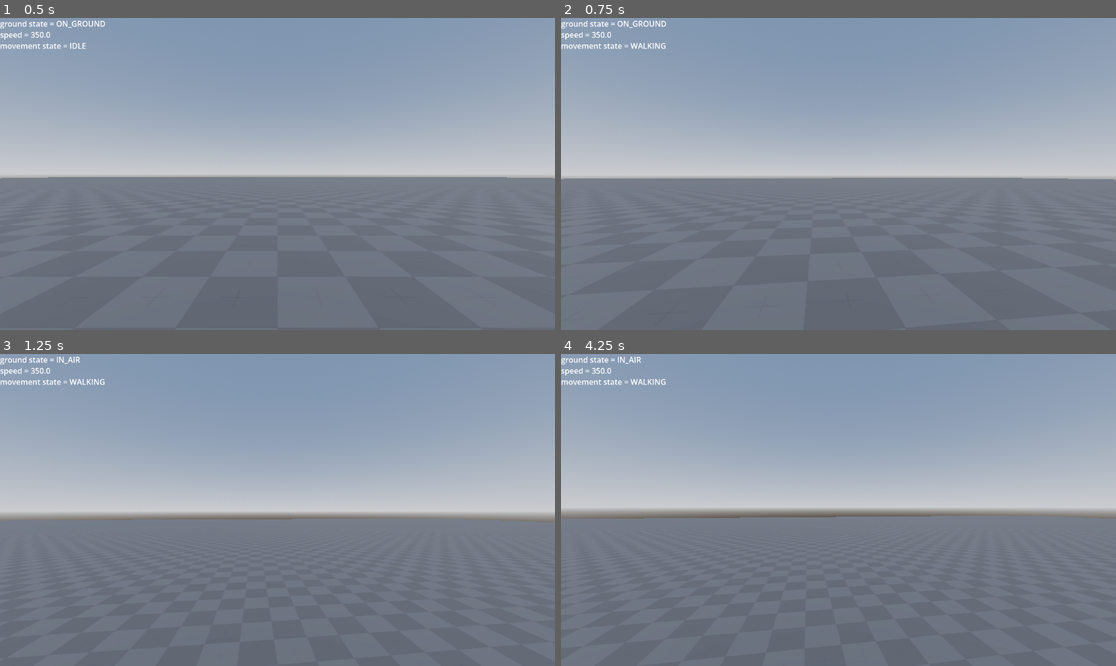
Above: before the commit, frames 1-4 (two rows, left to right).
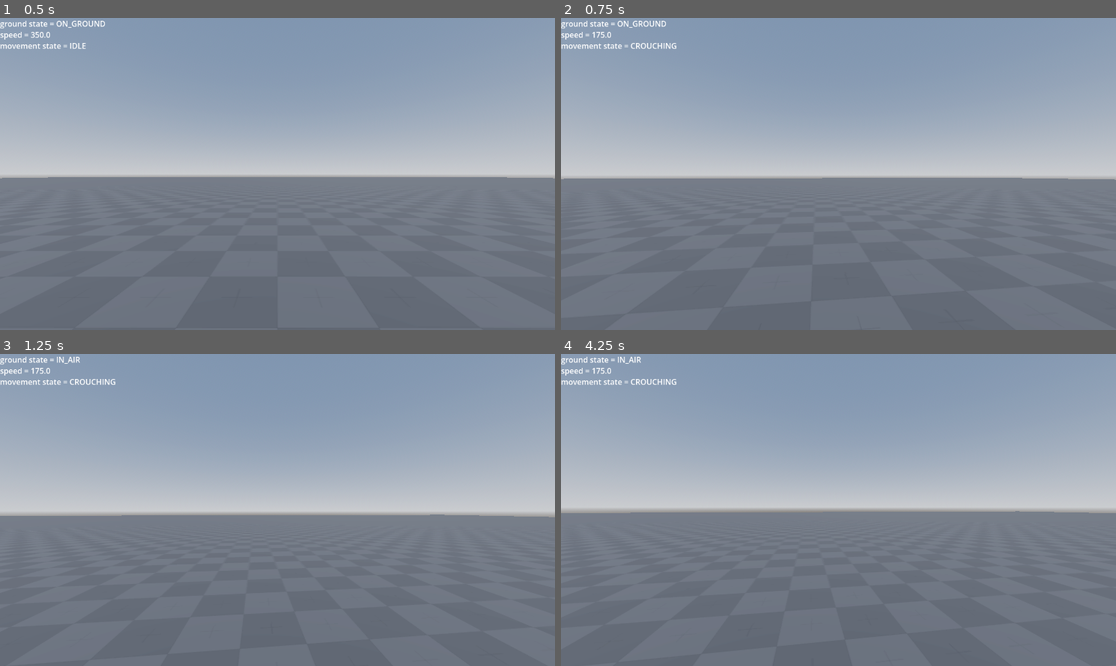
Above: after the commit, the same moments.

Repository: schlorp/Bo3Clone
Game: Godot game, scene res://Scenes/Game.tscn
The game is run twice, just before and just after one commit, with the same random seed, the same clock (stepped at 60 frames per second) and the same inputs.
Inputs (mouse positions are in pixels of both pictures, inside the frame that each line leads up to):
- Up to frame 1 (0.5 s): no input
- Up to frame 2 (0.75 s): tap Enter at 0.5 s; move the mouse to (866, 174) at 0.52 s; hold W (game_move_forward) from 0.53 s (still down); hold Ctrl (game_crouch, bound only after the commit) from 0.53 s (still down); click (866, 174) at 0.67 s
- Up to frame 3 (1.25 s): keep holding W (game_move_forward); keep holding Ctrl (game_crouch, bound only after the commit); tap Space (game_jump) at 0.77 s
- Up to frame 4 (4.25 s): keep holding W (game_move_forward); tap Space (game_jump) at 1.25, 1.52, 2.75, 3.02, 3.77 s; move the mouse to (810, 510) at 1.27 s; release Ctrl (game_crouch, bound only after the commit) at 1.28 s; right-click (810, 510) at 1.35 s; tap Ctrl (game_crouch, bound only after the commit) at 1.55, 2.3, 3.05 s; tap Enter at 2 s; move the mouse to (849, 503) at 2.02 s; press the mouse at (849, 503) at 2.03 s; move the mouse to (832, 516) at 2.77 s; release the mouse at (832, 516) at 2.78 s; tap Shift (game_sprint) at 2.85 s; click (832, 516) at 2.92 s; move the mouse to (877, 513) at 3.52 s; hold Ctrl (game_crouch, bound only after the commit) from 3.53 s (still down); tap V (game_switch_fire_mode) at 3.6 s

Frame 1 is identical in both runs. In frame 2, 0.1% of the frame differs, in the area x 5-100%, y 4-52%; in frame 3, 0.7%; in frame 4, 1.0%, in the area x 0-100%, y 4-53%.

Commit message:
added crouching(now only movement slowed). and expanded the movement state logic.

Diff:
--- a/Scenes/InputHandler/player_input_parse_node.gd
+++ b/Scenes/InputHandler/player_input_parse_node.gd
@@ -20,6 +20,8 @@
 
 signal on_sprint_input(is_sprinting: bool)
 
+signal on_crouch_input(is_crouching: bool)
+
 func _process(delta: float) -> void:
 	handle_movement_input()
 	handle_mouse_input()
@@ -28,6 +30,7 @@
 	handle_item_switch_input()
 	handle_jump_input()
 	handle_sprint_input()
+	handle_crouch_input()
 
 func handle_movement_input() -> void:
 	var movement_vector := Vector3.ZERO
@@ -79,3 +82,9 @@
 		emit_signal("on_sprint_input", true)
 	else:
 		emit_signal("on_sprint_input", false)
+
+func handle_crouch_input() -> void:
+	if Input.is_action_pressed("game_crouch"):
+		emit_signal("on_crouch_input", true)
+	else:
+		emit_signal("on_crouch_input", false)
--- a/Scenes/Player/Player.tscn
+++ b/Scenes/Player/Player.tscn
@@ -28,7 +28,6 @@
 
 [node name="MovementNode" parent="." unique_id=848334543 node_paths=PackedStringArray("input_parser") instance=ExtResource("2_ft8w5")]
 input_parser = NodePath("../PlayerInputParseNode")
-movement_speed = 350.0
-jump_force = 3.0
+sprint_speed = 550.0
 
 [node name="PlayerInputParseNode" parent="." unique_id=929400039 instance=ExtResource("1_ft8w5")]
--- a/Scripts/Movement/movement_node.gd
+++ b/Scripts/Movement/movement_node.gd
@@ -6,6 +6,9 @@
 
 @export var walk_speed: float = 350.0
 @export var sprint_speed: float = 450.0
+var crouch_speed: float = walk_speed * 0.5
+
+@export var initial_slide_boost: float = 0.0
 
 var _current_movement_speed: float = walk_speed
 
@@ -26,7 +29,7 @@
 	input_parser.connect("on_movement_input", Callable(self, "handle_movement_input"))
 	input_parser.connect("on_jump_input_just_pressed", Callable(self, "jump"))
 	input_parser.connect("on_sprint_input", Callable(self, "sprint"))
-
+	input_parser.connect("on_crouch_input", Callable(self, "crouch"))
 
 func handle_movement_input(vector: Vector3) -> void:
 	if _player_ground_state == Enums.PlayerGroundState.IN_AIR:
@@ -70,9 +73,16 @@
 
 
 func sprint(is_sprinting: bool) -> void:
-	if is_sprinting:
+	if is_sprinting && _player_ground_state == Enums.PlayerGroundState.ON_GROUND && _player_movement_state != Enums.PlayerMovementState.CROUCHING:
 		_current_movement_speed = sprint_speed
-	else:
+	elif !is_sprinting && _player_movement_state == Enums.PlayerMovementState.SPRINTING:
+		_current_movement_speed = walk_speed
+
+
+func crouch(is_crouching: bool) -> void:
+	if is_crouching && _player_ground_state == Enums.PlayerGroundState.ON_GROUND && _player_movement_state != Enums.PlayerMovementState.SPRINTING:
+		_current_movement_speed = crouch_speed
+	elif !is_crouching && _player_movement_state == Enums.PlayerMovementState.CROUCHING:
 		_current_movement_speed = walk_speed
 
 
@@ -90,11 +100,18 @@
 		_player_movement_state = Enums.PlayerMovementState.IDLE
 		return
 
-	if _movement_vector.x == 0 and _movement_vector.z == 0:
-		_player_movement_state = Enums.PlayerMovementState.IDLE
-	elif _current_movement_speed == walk_speed:
-		_player_movement_state = Enums.PlayerMovementState.WALKING
-	elif _current_movement_speed == sprint_speed:
+
+
+	if _current_movement_speed == sprint_speed:
 		_player_movement_state = Enums.PlayerMovementState.SPRINTING
 
+	elif _current_movement_speed == crouch_speed:
+		_player_movement_state = Enums.PlayerMovementState.CROUCHING
+
+	elif _movement_vector.x == 0 and _movement_vector.z == 0:
+		_player_movement_state = Enums.PlayerMovementState.IDLE
+
+	else:
+		_player_movement_state = Enums.PlayerMovementState.WALKING
+
 	emit_signal("movement_state_changed", _player_movement_state)
--- a/Scripts/Movement/movementnodedebug.gd
+++ b/Scripts/Movement/movementnodedebug.gd
@@ -5,7 +5,6 @@
 var ground_state_text: String = "ground state = "
 var movement_state_text: String = "movement state = "
 
-# Called when the node enters the scene tree for the first time.
 func _ready() -> void:
 	movement_node.connect("ground_state_changed", Callable(self, "on_ground_state_changed"))
 	movement_node.connect("movement_state_changed", Callable(self, "on_movement_state_changed"))
--- a/Scripts/Utilities/enums.gd
+++ b/Scripts/Utilities/enums.gd
@@ -21,5 +21,7 @@
 enum PlayerMovementState{
 	IDLE,
 	WALKING,
-	SPRINTING
+	SPRINTING,
+	CROUCHING,
+	SLIDING,
 }
--- a/project.godot
+++ b/project.godot
@@ -81,6 +81,11 @@
 "events": [Object(InputEventKey,"resource_local_to_scene":false,"resource_name":"","device":-1,"window_id":0,"alt_press …(195 unchanged characters)…
 ]
 }
+game_crouch={
+"deadzone": 0.2,
+"events": [Object(InputEventKey,"resource_local_to_scene":false,"resource_name":"","device":-1,"window_id":0,"alt_pressed":false,"shift_pressed":false,"ctrl_pressed":false,"meta_pressed":false,"pressed":false,"keycode":0,"physical_keycode":4194326,"key_label":0,"unicode":0,"location":0,"echo":false,"script":null)
+]
+}
 
 [physics]
 
